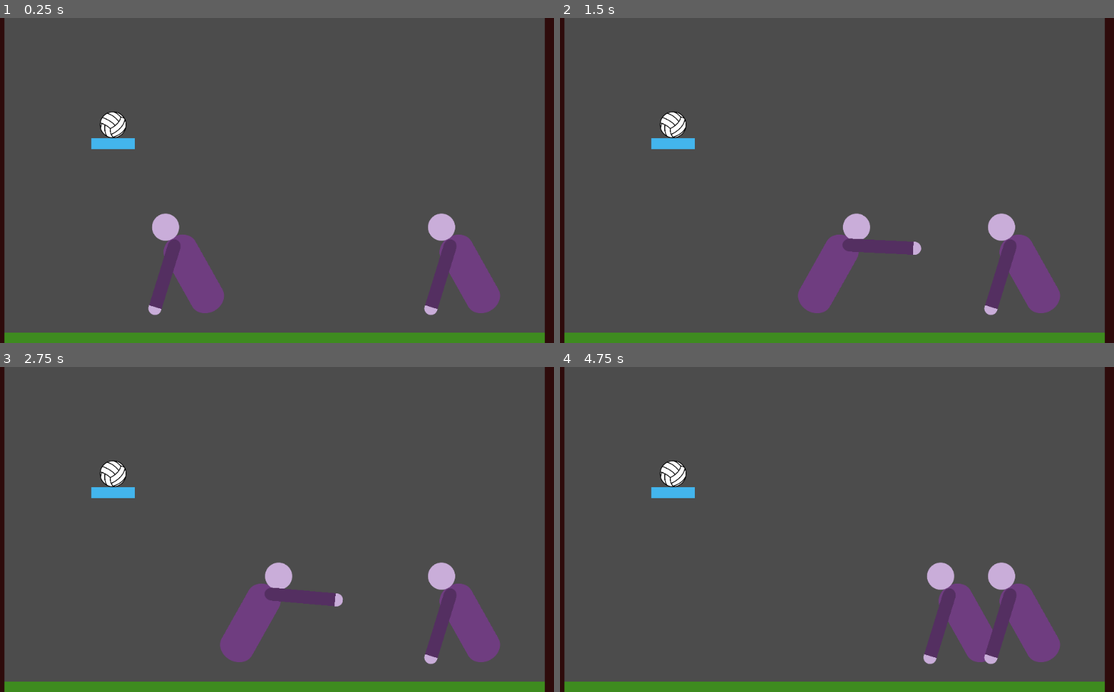
Above: before the commit, frames 1-4 (two rows, left to right).
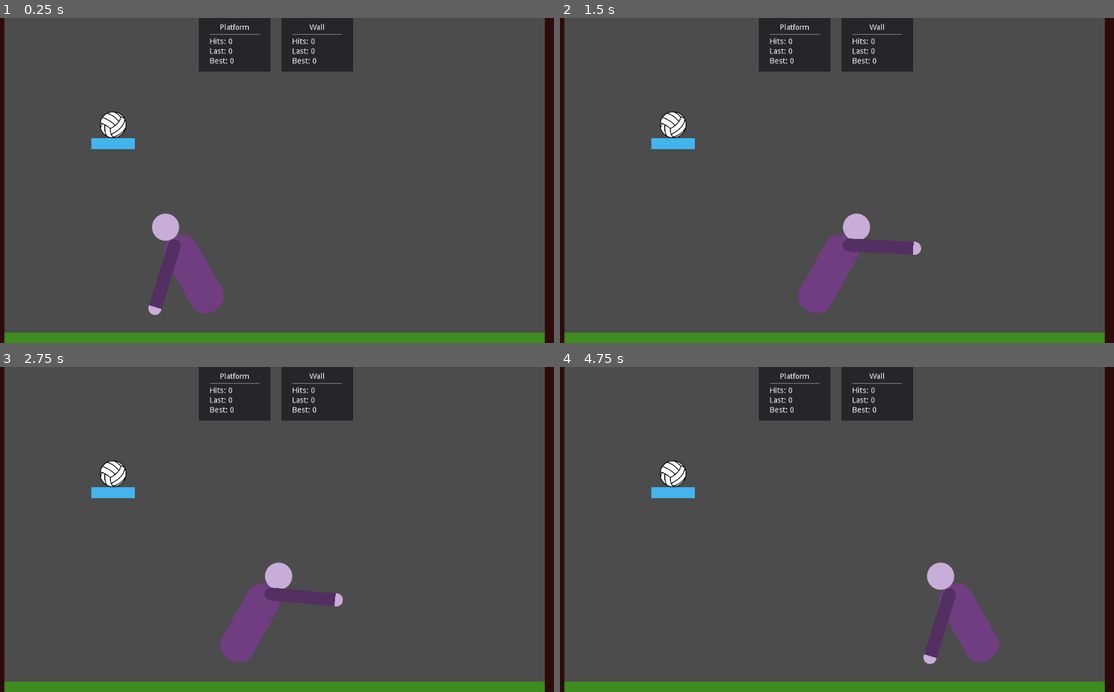
Above: after the commit, the same moments.

Repository: craigostrin/volleyball-practice
Game: Godot game, scene res://src/Game.tscn
Same seed, same stepped clock (60 frames per second), same inputs: the game is played once before the commit and once after it.
Inputs:
- Up to frame 1 (0.25 s): no input
- Up to frame 2 (1.5 s): tap Enter at 0.5 s; hold D (move_right) from 0.53 s (still down); tap Ctrl (flip) at 0.6 s; tap Up (ui_up) at 0.77 s; tap Space (pass) at 0.8, 1.35 s
- Up to frame 3 (2.75 s): tap Up (ui_up) at 1.52 s; tap Ctrl (flip) at 1.55, 2.1 s; release D (move_right) at 2.03 s; hold A (move_left) from 2.03 s (still down); tap Space (pass) at 2.3 s
- Up to frame 4 (4.75 s): release A (move_left) at 2.78 s; hold D (move_right) 2.78-4.28 s; tap Space (pass) at 2.85, 3.8, 4.35 s; tap Up (ui_up) at 3.02, 3.77, 4.52 s; tap Ctrl (flip) at 3.05, 3.6, 4.55 s; tap ` (reset_ball) at 4.15 s; hold A (move_left) from 4.28 s (still down)

The runs differ from the first frame. In frame 1, 6.3% of the frame differs, in the area x 35-91%, y 0-92%; in frame 2, 6.3%; in frame 3, 6.3%; in frame 4, 6.3%.

Commit message:
Added SOUNDS, hit tracking + UI
god i love having sound

Diff:
--- a/project.godot
+++ b/project.godot
@@ -13,6 +13,19 @@
 config/name="Volleyball Practice"
 run/main_scene="res://src/Game.tscn"
 config/icon="res://icon.png"
+
+[importer_defaults]
+
+wav={
+"compress/mode": 0,
+"edit/loop": false,
+"edit/normalize": false,
+"edit/trim": true,
+"force/8_bit": false,
+"force/max_rate": false,
+"force/max_rate_hz": 44100,
+"force/mono": false
+}
 
 [input]
 
@@ -34,6 +47,7 @@
 flip={
 "deadzone": 0.5,
 "events": [ Object(InputEventKey,"resource_local_to_scene":false,"resource_name":"","device":0,"alt":false,"shift":false,"control":false,"meta":false,"command":false,"pressed":false,"scancode":16777238,"unicode":0,"echo":false,"script":null)
+, Object(InputEventKey,"resource_local_to_scene":false,"resource_name":"","device":0,"alt":false,"shift":false,"control":false,"meta":false,"command":false,"pressed":false,"scancode":70,"unicode":0,"echo":false,"script":null)
  ]
 }
 reset_ball={
--- /dev/null
+++ b/src/Ball/AudioStreamPlayer.gd
@@ -0,0 +1,37 @@
+extends AudioStreamPlayer
+
+const light1 := preload("res://sound/light1_bump9.wav")
+const light2 := preload("res://sound/light2_bump1.wav")
+const light3 := preload("res://sound/light3_bump2.wav")
+const very_light := preload("res://sound/light_very_bump3.wav")
+const normal1 := preload("res://sound/normal1_bump4.wav")
+const normal2 := preload("res://sound/normal2_bump5.wav")
+const normal3 := preload("res://sound/normal3_bump8.wav")
+const heavy1 := preload("res://sound/heavy1_bump6.wav")
+const heavy2 := preload("res://sound/heavy2_bump7.wav")
+
+var lights := [ light1, light2, light3, very_light ]
+var normals := [ normal1, normal2, normal3 ]
+var heavys := [ heavy1, heavy2 ]
+
+onready var rng := RandomNumberGenerator.new()
+
+
+func play_bump(SoundType_enum := 1) -> void:
+	var lib := []
+	match SoundType_enum:
+		0: # LIGHT
+			lib = lights
+		1: # NORMAL
+			lib = normals
+		2: # HEAVY
+			lib = heavys
+		_:
+			printerr("Ball AudioStreamPlayer received invalid SoundType. Expects 0 - 2.")
+			return
+
+	var ri := rng.randi() % lib.size()
+	var sound: AudioStreamSample = lib[ri]
+	if stream != sound:
+		stream = sound
+	play()
--- a/src/Ball/RigidBall.gd
+++ b/src/Ball/RigidBall.gd
@@ -1,9 +1,14 @@
 extends RigidBody2D
 
-signal hit_platform
-signal hit_wall
+signal hit(what)
 signal stuck_on_floor
 
+# used to cancel out `hit` signals while on floor to prevent hit-counter cheating
+var is_on_floor := false
+
+enum SoundType { LIGHT, NORMAL, HEAVY }
+
+onready var audio_player: AudioStreamPlayer = $AudioStreamPlayer
 onready var vis_notifier: VisibilityNotifier2D = $VisibilityNotifier2D
 onready var offscreen_indicator: Node2D = $OffscreenIndicator
 onready var ftimer: Timer = $FloorDetector/FloorTimer
@@ -35,16 +40,30 @@
 
 
 func _on_RigidBall_body_entered(body: Node) -> void:
+	var hit_what := ""
+
 	if body.is_in_group("wall"):
-		emit_signal("hit_wall")
+		hit_what = "wall"
+		audio_player.play_bump(SoundType.LIGHT)
+	elif body.is_in_group("platform"):
+		hit_what = "platform"
+		audio_player.play_bump(SoundType.NORMAL)
+
+	# floor sound is handled by `_on_FloorDetector` so it doesn't spam while rolling
+
+	if not hit_what == "" and not is_on_floor:
+		emit_signal("hit", hit_what)
+	#prints(hit_what,": ", linear_velocity.length_squared())
 
 
 func _on_FloorDetector_body_entered_exited(body: Node, has_entered: bool) -> void:
 	if not body.name == "Floor":
 		return
 
+	is_on_floor = has_entered
 	if has_entered:
 		ftimer.start()
+		audio_player.play_bump(SoundType.NORMAL)
 	else:
 		ftimer.stop()
 
--- a/src/Ball/RigidBall.tscn
+++ b/src/Ball/RigidBall.tscn
@@ -1,8 +1,9 @@
-[gd_scene load_steps=7 format=2]
+[gd_scene load_steps=8 format=2]
 
 [ext_resource path="res://art/ball_indic.svg" type="Texture" id=1]
 [ext_resource path="res://art/volleyball_small_resize.png" type="Texture" id=2]
 [ext_resource path="res://src/Ball/RigidBall.gd" type="Script" id=3]
+[ext_resource path="res://src/Ball/AudioStreamPlayer.gd" type="Script" id=5]
 
 [sub_resource type="PhysicsMaterial" id=1]
 bounce = 0.5
@@ -58,3 +59,6 @@
 [node name="FloorTimer" type="Timer" parent="FloorDetector"]
 wait_time = 3.0
 one_shot = true
+
+[node name="AudioStreamPlayer" type="AudioStreamPlayer" parent="."]
+script = ExtResource( 5 )
--- a/src/Game.gd
+++ b/src/Game.gd
@@ -1,26 +1,28 @@
 extends Node2D
 ### TO DO ###
-# UI, art, sound
-# hit tracker (wall, or arm? both?)
+# sound: make it based on Ball velocity, set up floor
+# sound: arms swinging? :/
+# UI, art
+# hit tracker (both wall + platform are optional. default: off)
 # button to turn around
-# mini achievements
+# mini achievements (eh, fuck this)
 # like, bounce ball off head and then hit wall
 # bump ball twice w/o hitting wall, then hit wall on 3rd bump
 # possibly v1.5
 # 2.0: 2 player mode!
 
-var hit_count := 0
-var wall_count := 0
 
 const ball_scene := preload("res://src/Ball/RigidBall.tscn")
 
-onready var ball: RigidBody2D = $RigidBall
+var ball: RigidBody2D
+
+onready var ui: CanvasLayer = $UI
 onready var ball_spawn_pos: Vector2 = $BallSpawn.position
 onready var ball_release: StaticBody2D = $BallSpawn/BallRelease
 
 
 func _ready() -> void:
-	ball.connect("stuck_on_floor", self, "_on_ball_stuck_on_floor")
+	ball = spawn_ball()
 
 
 func _unhandled_input(event: InputEvent) -> void:
@@ -31,16 +33,26 @@
 func spawn_ball() -> RigidBody2D:
 	var new_ball: RigidBody2D = ball_scene.instance()
 	new_ball.connect("stuck_on_floor", self, "_on_ball_stuck_on_floor")
+	new_ball.connect("hit", self, "_on_ball_hit")
 	new_ball.position = ball_spawn_pos
 	add_child(new_ball)
 	return new_ball
 
 
 func reset_ball() -> RigidBody2D:
-	ball.queue_free()
+	if ball:
+		ball.queue_free()
+	ui.new_ball()
 	ball_release.reset()
 	return spawn_ball()
 
 
 func _on_ball_stuck_on_floor() -> void:
 	ball = reset_ball()
+
+
+func _on_ball_hit(hit_what: String) -> void:
+	if hit_what == "wall":
+		ui.add_wall_hit()
+	if hit_what == "platform":
+		ui.add_platform_hit()
--- a/src/Game.tscn
+++ b/src/Game.tscn
@@ -1,10 +1,10 @@
 [gd_scene load_steps=8 format=2]
 
-[ext_resource path="res://src/Ball/RigidBall.tscn" type="PackedScene" id=1]
 [ext_resource path="res://src/Player.tscn" type="PackedScene" id=2]
 [ext_resource path="res://src/Game.gd" type="Script" id=3]
 [ext_resource path="res://src/BallRelease.gd" type="Script" id=4]
 [ext_resource path="res://art/blank_rect.png" type="Texture" id=5]
+[ext_resource path="res://src/UI.gd" type="Script" id=6]
 
 [sub_resource type="RectangleShape2D" id=1]
 extents = Vector2( 595, 10 )
@@ -68,13 +68,15 @@
 [node name="BallSpawn" type="Position2D" parent="."]
 position = Vector2( 212, 194 )
 
-[node name="BallRelease" type="StaticBody2D" parent="BallSpawn"]
+[node name="BallRelease" type="StaticBody2D" parent="BallSpawn" groups=[
+"no_sound",
+]]
 position = Vector2( 0, 38.055 )
 collision_layer = 4
 collision_mask = 2
 script = ExtResource( 4 )
 
-[node name="rect" type="Sprite" parent="BallSpawn/BallRelease"]
+[node name="Sprite" type="Sprite" parent="BallSpawn/BallRelease"]
 modulate = Color( 0.262745, 0.709804, 0.929412, 1 )
 position = Vector2( -1.31726e-05, -0.0549908 )
 scale = Vector2( 0.8, 0.5 )
@@ -88,16 +90,147 @@
 one_shot = true
 autostart = true
 
-[node name="RigidBall" parent="." instance=ExtResource( 1 )]
-position = Vector2( 212, 194 )
-mass = 20.0
-
 [node name="Player" parent="." instance=ExtResource( 2 )]
 position = Vector2( 324.826, 407.573 )
 
-[node name="Player2" parent="." instance=ExtResource( 2 )]
-position = Vector2( 833, 407.573 )
-move_left_action = "move_left2"
-move_right_action = "move_right2"
-pass_action = "pass2"
-flip_action = "flip2"
+[node name="UI" type="CanvasLayer" parent="."]
+layer = -1
+script = ExtResource( 6 )
+
+[node name="HBoxContainer" type="HBoxContainer" parent="UI"]
+anchor_left = 0.5
+anchor_right = 0.5
+margin_left = -142.0
+margin_right = 142.0
+margin_bottom = 99.0
+rect_min_size = Vector2( 132, 99 )
+custom_constants/separation = 20
+alignment = 1
+__meta__ = {
+"_edit_use_anchors_": false
+}
+
+[node name="PlatformPanel" type="Panel" parent="UI/HBoxContainer"]
+margin_right = 132.0
+margin_bottom = 99.0
+rect_min_size = Vector2( 132, 99 )
+size_flags_horizontal = 6
+size_flags_vertical = 3
+__meta__ = {
+"_edit_use_anchors_": false
+}
+
+[node name="VBox" type="VBoxContainer" parent="UI/HBoxContainer/PlatformPanel"]
+anchor_right = 1.0
+anchor_bottom = 1.0
+margin_left = 20.0
+margin_top = 5.0
+margin_right = -20.0
+margin_bottom = -5.0
+size_flags_vertical = 3
+alignment = 1
+__meta__ = {
+"_edit_use_anchors_": false
+}
+
+[node name="Title" type="Label" parent="UI/HBoxContainer/PlatformPanel/VBox"]
+margin_top = 6.0
+margin_right = 92.0
+margin_bottom = 20.0
+text = "Platform"
+align = 1
+__meta__ = {
+"_edit_use_anchors_": false
+}
+
+[node name="HSeparator" type="HSeparator" parent="UI/HBoxContainer/PlatformPanel/VBox"]
+margin_top = 24.0
+margin_right = 92.0
+margin_bottom = 28.0
+__meta__ = {
+"_edit_use_anchors_": false
+}
+
+[node name="HitsLabel" type="Label" parent="UI/HBoxContainer/PlatformPanel/VBox"]
+margin_top = 32.0
+margin_right = 92.0
+margin_bottom = 46.0
+text = "Hits: 000"
+valign = 1
+
+[node name="LastLabel" type="Label" parent="UI/HBoxContainer/PlatformPanel/VBox"]
+margin_top = 50.0
+margin_right = 92.0
+margin_bottom = 64.0
+text = "Last: 000"
+valign = 1
+
+[node name="BestLabel" type="Label" parent="UI/HBoxContainer/PlatformPanel/VBox"]
+margin_top = 68.0
+margin_right = 92.0
+margin_bottom = 82.0
+text = "Best: 000"
+valign = 1
+
+[node name="WallPanel" type="Panel" parent="UI/HBoxContainer"]
+margin_left = 152.0
+margin_right = 284.0
+margin_bottom = 99.0
+rect_min_size = Vector2( 132, 99 )
+size_flags_horizontal = 6
+size_flags_vertical = 3
+__meta__ = {
+"_edit_use_anchors_": false
+}
+
+[node name="VBox" type="VBoxContainer" parent="UI/HBoxContainer/WallPanel"]
+anchor_right = 1.0
+anchor_bottom = 1.0
+margin_left = 20.0
+margin_top = 5.0
+margin_right = -20.0
+margin_bottom = -5.0
+size_flags_vertical = 3
+alignment = 1
+__meta__ = {
+"_edit_use_anchors_": false
+}
+
+[node name="Title" type="Label" parent="UI/HBoxContainer/WallPanel/VBox"]
+margin_top = 6.0
+margin_right = 92.0
+margin_bottom = 20.0
+text = "Wall"
+align = 1
+__meta__ = {
+"_edit_use_anchors_": false
+}
+
+[node name="HSeparator" type="HSeparator" parent="UI/HBoxContainer/WallPanel/VBox"]
+margin_top = 24.0
+margin_right = 92.0
+margin_bottom = 28.0
+__meta__ = {
+"_edit_use_anchors_": false
+}
+
+[node name="HitsLabel" type="Label" parent="UI/HBoxContainer/WallPanel/VBox"]
+margin_top = 32.0
+margin_right = 92.0
+margin_bottom = 46.0
+text = "Hits: 000"
+valign = 1
+
+[node name="LastLabel" type="Label" parent="UI/HBoxContainer/WallPanel/VBox"]
+margin_top = 50.0
+margin_right = 92.0
+margin_bottom = 64.0
+text = "Last: 000"
+valign = 1
+
+[node name="BestLabel" type="Label" parent="UI/HBoxContainer/WallPanel/VBox"]
+margin_top = 68.0
+margin_right = 92.0
+margin_bottom = 82.0
+text = "Best: 000"
+valign = 1
--- a/src/Player.tscn
+++ b/src/Player.tscn
@@ -79,7 +79,9 @@
 [node name="Platform" type="Node2D" parent="."]
 position = Vector2( 0, 10.803 )
 
-[node name="RigidBody2D" type="RigidBody2D" parent="Platform"]
+[node name="RigidBody2D" type="RigidBody2D" parent="Platform" groups=[
+"platform",
+]]
 position = Vector2( -17.8299, 60.0858 )
 rotation = 0.299278
 collision_mask = 6
--- /dev/null
+++ b/src/UI.gd
@@ -0,0 +1,78 @@
+extends CanvasLayer
+
+var _platform_hits := 0 setget set_platform_hits
+var _platform_last := 0 setget set_platform_last
+var _platform_best := 0 setget set_platform_best
+
+var _wall_hits := 0 setget set_wall_hits
+var _wall_last := 0 setget set_wall_last
+var _wall_best := 0 setget set_wall_best
+
+onready var platform_hits_label: Label = $HBoxContainer/PlatformPanel/VBox/HitsLabel
+onready var platform_last_label: Label = $HBoxContainer/PlatformPanel/VBox/LastLabel
+onready var platform_best_label: Label = $HBoxContainer/PlatformPanel/VBox/BestLabel
+
+onready var wall_hits_label: Label = $HBoxContainer/WallPanel/VBox/HitsLabel
+onready var wall_last_label: Label = $HBoxContainer/WallPanel/VBox/LastLabel
+onready var wall_best_label: Label = $HBoxContainer/WallPanel/VBox/BestLabel
+
+
+func _ready() -> void:
+	full_reset()
+
+
+# INCREASE COUNTERS
+func add_platform_hit() -> void:
+	self._platform_hits += 1
+
+func add_wall_hit() -> void:
+	self._wall_hits += 1
+
+
+# RESETS
+func new_ball() -> void:
+	self._platform_last = _platform_hits
+	self._platform_hits = 0
+	if _platform_last > _platform_best:
+		self._platform_best = _platform_last
+
+	self._wall_last = _wall_hits
+	self._wall_hits = 0
+	if _wall_last > _wall_best:
+		self._wall_best = _wall_last
+
+
+func full_reset() -> void:
+	self._platform_hits = 0
+	self._platform_last = 0
+	self._platform_best = 0
+	self._wall_hits = 0
+	self._wall_last = 0
+	self._wall_best = 0
+
+
+# SETTERS
+func set_platform_hits(val: int) -> void:
+	_platform_hits = val
+	platform_hits_label.text = "Hits: " + str(_platform_hits)
+
+func set_platform_last(val: int) -> void:
+	_platform_last = val
+	platform_last_label.text = "Last: " + str(_platform_last)
+
+func set_platform_best(val: int) -> void:
+	_platform_best = val
+	platform_best_label.text = "Best: " + str(_platform_best)
+
+
+func set_wall_hits(val: int) -> void:
+	_wall_hits = val
+	wall_hits_label.text = "Hits: " + str(_wall_hits)
+
+func set_wall_last(val: int) -> void:
+	_wall_last = val
+	wall_last_label.text = "Last: " + str(_wall_last)
+
+func set_wall_best(val: int) -> void:
+	_wall_best = val
+	wall_best_label.text = "Best: " + str(_wall_best)
Not shown, added: sound/all-bumps_vala-christoffer.wav.import
Not shown, added: sound/heavy1_bump6.wav.import
Not shown, added: sound/heavy2_bump7.wav.import
Not shown, added: sound/light1_bump9.wav.import
Not shown, added: sound/light2_bump1.wav.import
Not shown, added: sound/light3_bump2.wav.import
Not shown, added: sound/light_very_bump3.wav.import
Not shown, added: sound/normal1_bump4.wav.import
Not shown, added: sound/normal2_bump5.wav.import
Not shown, added: sound/normal3_bump8.wav.import
Not shown, added: sound/all-bumps_vala-christoffer.wav
Not shown, added: sound/heavy1_bump6.wav
(and 8 more such lines)
